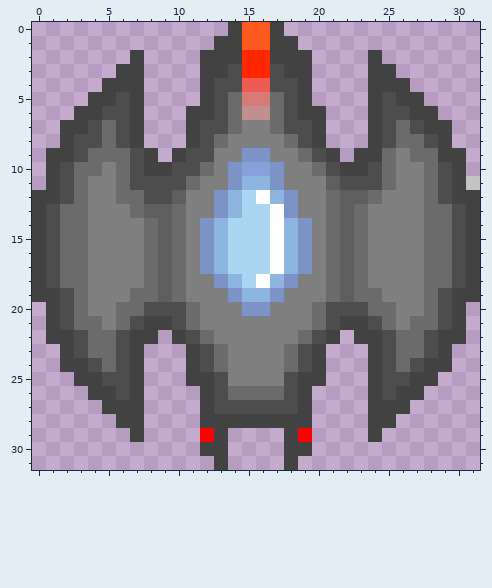
A pixel-art sprite gets an edit: OpenGLApp/OpenGLApp/resources/textures/spaceship.png. The picture above is the old version.
The file is 32x32 pixels. Colours within 5 levels of each other are drawn and written as one.
Once edited:
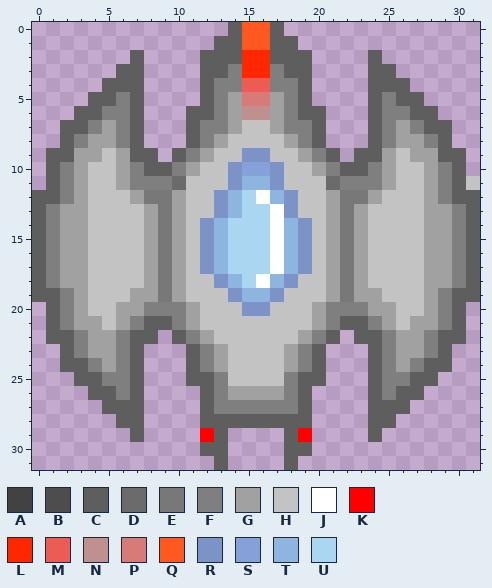
Palette (. is transparent): A #424242  B #4d4d4d  C #5e5e5e  D #6b6b6b  E #787878  F #7f7f7f  G #a1a1a1  H #c3c3c3  J #ffffff  K #ff0000  L #ff2700  M #ec5c55  N #c0908f  P #d87a77  Q #ff591f  R #7b93c7  S #86a0d9  T #8db5e0  U #aad6f1
Difference:
Changed rows in their new state; - is an unchanged pixel.
first column x 0:
 0 --------------C--C--------------
 1 -------------CC--CC-------------
 2 -------C----CCC--CCC----C-------
 3 ------CC----CCF--FCC----CC------
 4 -----CCC----CFF--FFC----CCC-----
 5 ----CCFC----CFG--GFC----CFCC----
 6 ---CCFFC---CCFG--GFCC---CFFCC---
 7 --CCFGFC---CFFGHHGFFC---CFGFCC--
 8 --CFGGFC---CFGHHHHGFC---CFGGFC--
 9 -CCGGHGCC-CFGHH--HHGFC-CCGHGGCC-
10 -CFGHHGFCCFGHH----HHGFCCFGHHGFC-
11 -CFGHHGFFFDHHH----HHHDFFFGHHGFC-
12 CCFGHHHGEEGHH------HHGEEGHHHGFCC
13 CFGGHHHHGEGHH------HHGEGHHHHGGFC
14 CFGGHHHHGEGH--------HGEGHHHHGGFC
15 CFGGHHHHGEGH--------HGEGHHHHGGFC
16 CFGGHHHHGEGH--------HGEGHHHHGGFC
17 CFGGHHHHGEGH--------HGEGHHHHGGFC
18 CFGGHHHHGEGHH------HHGEGHHHHGGFC
19 CCFGHHHGGEGHHH----HHHGEGGHHHGFCC
20 -CFGHHGGFFFGHHH--HHHGFFFGGHHGFC-
21 -CFGGHGFCCFGHHHHHHHHGFCCFGHGGFC-
22 -CCFGGFCC-CFGHHHHHHGFC-CCFGGFCC-
23 --CFGGFC---CFGHHHHGFC---CFGGFC--
24 --CCFGFC---CFGHHHHGFC---CFGFCC--
25 ---CCFFC---CCFHHHHFCC---CFFCC---
26 ----CCFC----CFGGGGFC----CFCC----
27 -----CCC----CFFFFFFC----CCC-----
28 ------CC----CCCCCCCC----CC------
29 -------C-----C----C-----C-------
30 ------------CC----CC------------
31 -------------C----C-------------
Where, in picture pixels (left, top, right, bottom), the same in both pictures:
changed: (32, 22, 480, 470)
